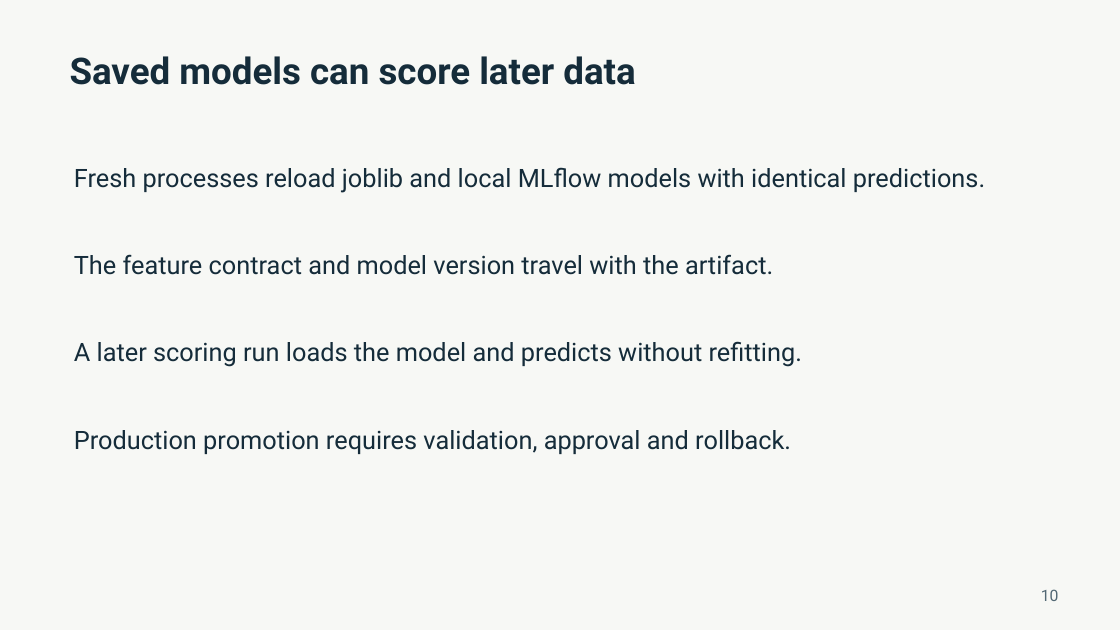
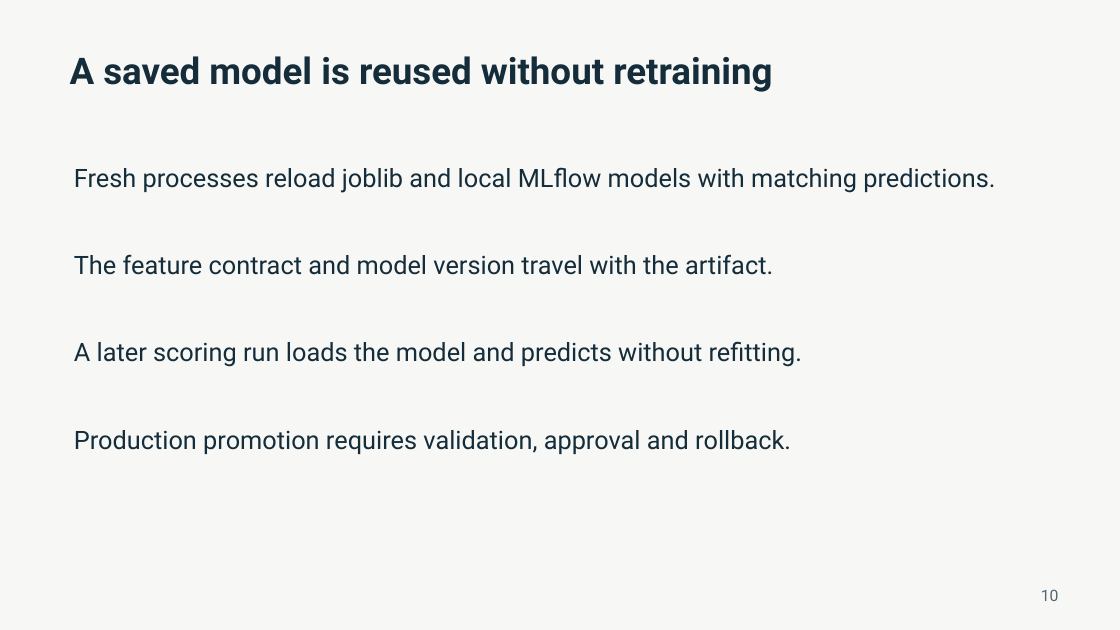
Before and after one commit to 0xpvtrickbateman/SPC-ML-Demo, a slide deck: slide 10 of docs/SPC_ML_Demo_Walkthrough_Ready.pptx. Drawn at 1120x630 pixels with LibreOffice and Linux fonts; fonts in the diff are those of the drawing. Boxes give left, top, right and bottom in pixels: in the first picture for what was removed or moved away, otherwise in the second. Text is boxed around its words. In the diff, an @@ line names an element or a change of style, - is before the commit and + after.

Commit message:
Harden demo monitoring, model reuse, and presentation validation

```diff
--- a/docs/SPC_ML_Demo_Walkthrough_Ready.pptx
+++ b/docs/SPC_ML_Demo_Walkthrough_Ready.pptx
@@ text at (70,56,772,92): text changed @@
-Saved models can score later data
+A saved model is reused without retraining
@@ text at (74,167,995,192): text changed @@
-Fresh processes reload joblib and local MLflow models with identical predictions.
+Fresh processes reload joblib and local MLflow models with matching predictions.
```
Also in this commit, not shown: 4 other slides changed, 25 other files.
